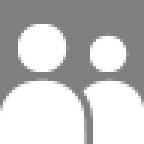
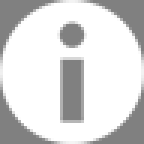
Revision of a layered 144×144 image; what changed, layer by layer:
added layer "Ebene 3" above "Ebene 2" over [0, 0, 144, 144]
hid "Ebene 2" over [0, 24, 144, 144]
